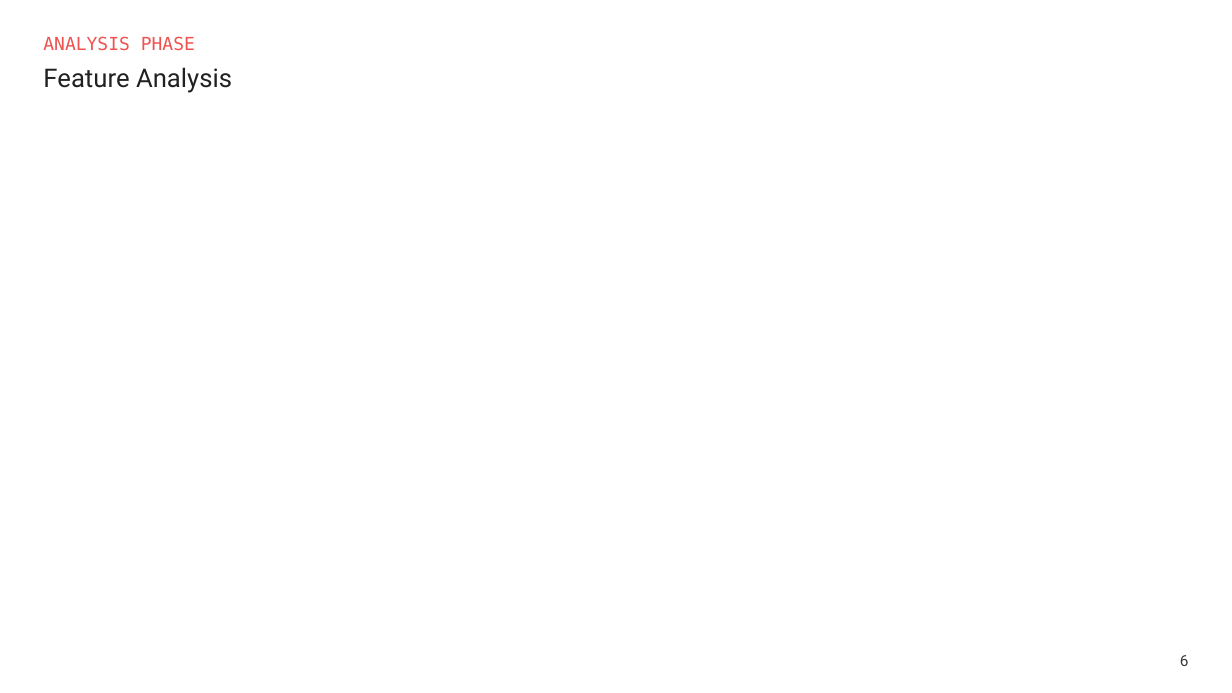
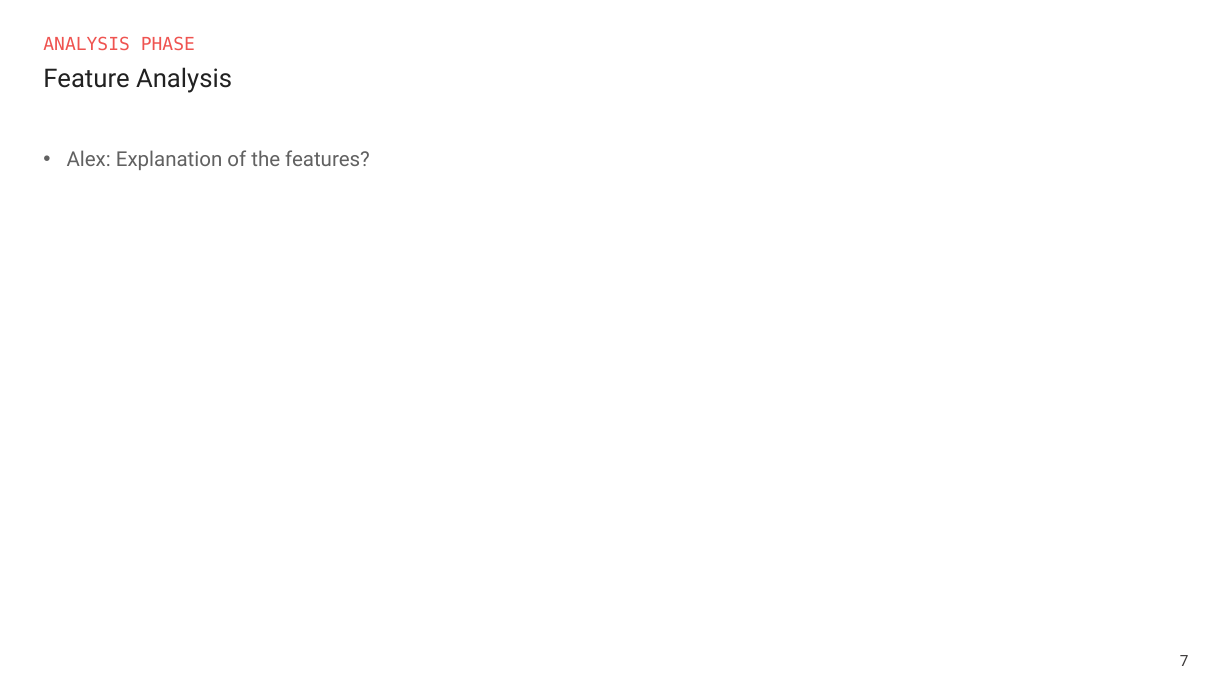
Before and after one commit to AlexGalczak/ML-Ames, a slide deck: slide 7 of ppt/ML-Ames.pptx (slide 6 before the commit). Drawn at 1232x693 pixels with LibreOffice and Linux fonts; fonts in the diff are those of the drawing. Boxes give left, top, right and bottom in pixels: in the first picture for what was removed or moved away, otherwise in the second. Text is boxed around its words. In the diff, an @@ line names an element or a change of style, - is before the commit and + after.

```diff
--- a/ppt/ML-Ames.pptx
+++ b/ppt/ML-Ames.pptx
@@ text added at (67,150,370,170), 16 pt, text #616161 @@
+• Alex: Explanation of the features?
@@ page number at (1180,655,1189,666): text changed @@
-6
+7
```
Also in this commit, not shown: 8 other slides changed, 1 slide added, 2 other files.
